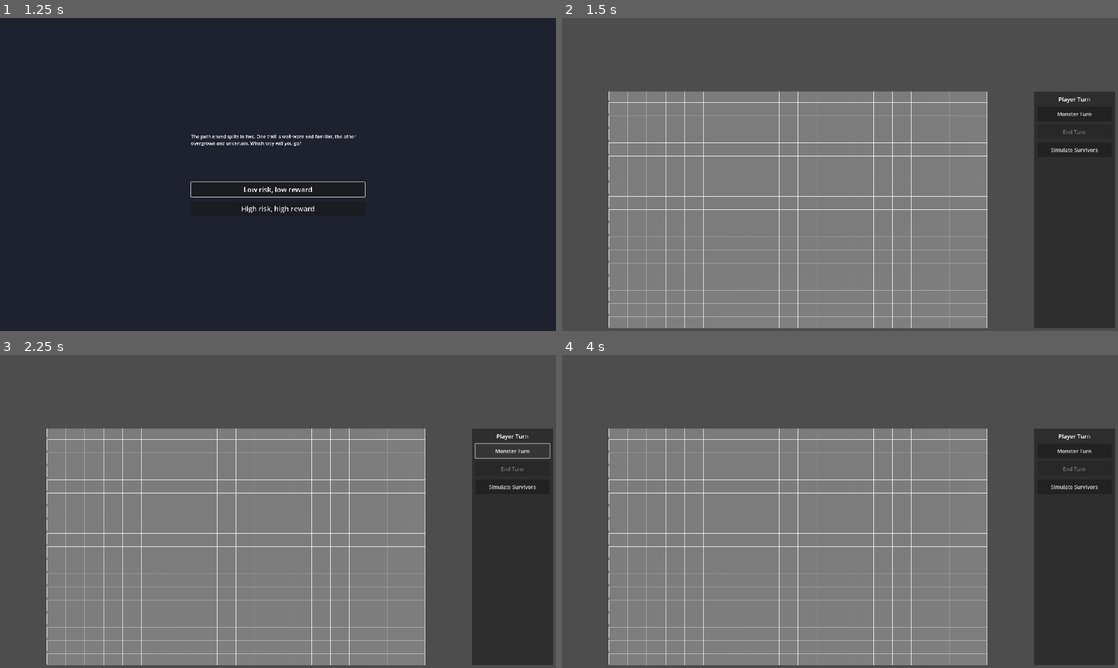
Above: before the commit, frames 1-4 (two rows, left to right).
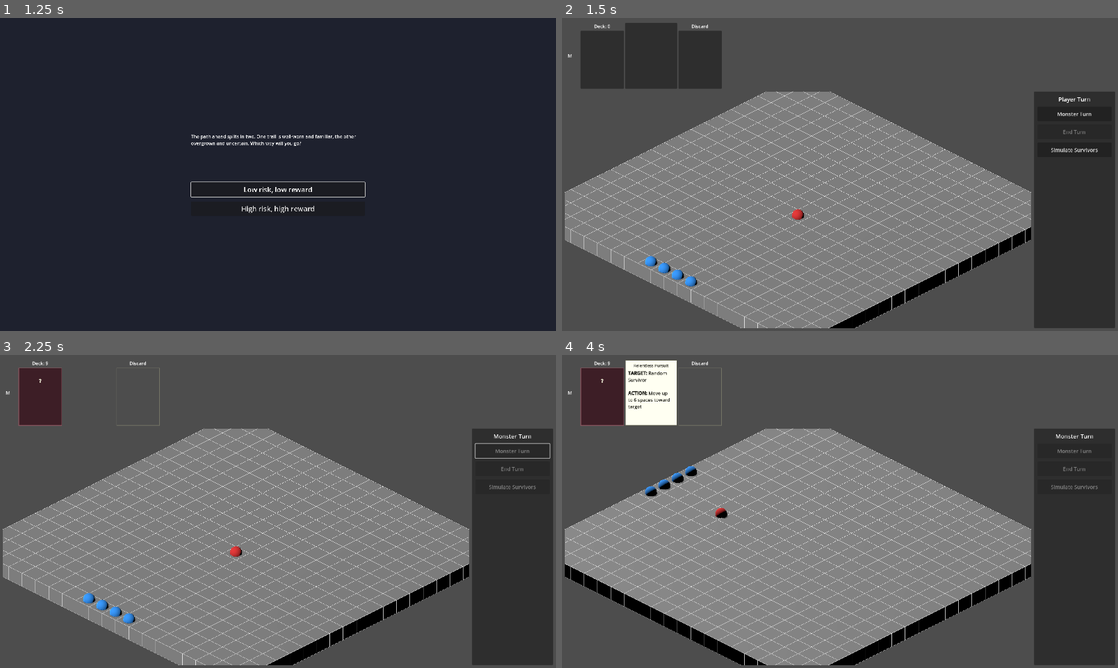
Above: after the commit, the same moments.

Repository: aartcmeijer-hash/silt-2
Game: Godot game, scene res://scenes/menus/main_menu.tscn
Same seed, same stepped clock (60 frames per second), same inputs: the game is played once before the commit and once after it.
Inputs (mouse positions are in pixels of both pictures, inside the frame that each line leads up to):
- Up to frame 1 (1.25 s): click "Play" at 0.5 s
- Up to frame 2 (1.5 s): click "Low risk, low reward" at 1.25 s
- Up to frame 3 (2.25 s): click "Monster Turn" at 2 s
- Up to frame 4 (4 s): click (1073, 486) at 2.75 s, where only the run before the commit has a clickable "Simulate Survivors"; move the mouse to (962, 495) at 3.52 s; hold E (rotate_right) from 3.53 s (still down); click (962, 495) at 3.67 s

Frame 1 is identical in both runs. In frame 2, 26% of the frame differs, in the area x 0-85%, y 1-100%; in frame 3, 23%; in frame 4, 26%.
Error before the commit: Invalid assignment of property or key 'custom_maximum_size' with value of type 'Vector2' on a base object of type 'RichTextLabel'. (res://scripts/game/tactical…

Commit message:
fix: cap log at 20 lines instead of using custom_maximum_size

Diff:
--- a/scripts/game/tactical_game_screen.gd
+++ b/scripts/game/tactical_game_screen.gd
@@ -38,7 +38,6 @@
 	_attack_log_label = RichTextLabel.new()
 	_attack_log_label.name = "AttackLog"
 	_attack_log_label.custom_minimum_size = Vector2(600, 0)
-	_attack_log_label.custom_maximum_size = Vector2(0, get_viewport_rect().size.y / 2.0)
 	_attack_log_label.fit_content = true
 	_attack_log_label.set_anchors_preset(Control.PRESET_BOTTOM_LEFT)
 	_attack_log_label.grow_vertical = Control.GROW_DIRECTION_BEGIN
@@ -234,11 +233,16 @@
 	if not lines.is_empty():
 		append_log(lines.back())
 
+const _LOG_MAX_LINES := 20
+
 func append_log(line: String) -> void:
-	if _attack_log_label:
-		if _attack_log_label.text != "":
-			_attack_log_label.text += "\n"
-		_attack_log_label.text += line
+	if not _attack_log_label:
+		return
+	var lines := _attack_log_label.text.split("\n") if _attack_log_label.text != "" else PackedStringArray()
+	lines.append(line)
+	if lines.size() > _LOG_MAX_LINES:
+		lines = lines.slice(lines.size() - _LOG_MAX_LINES)
+	_attack_log_label.text = "\n".join(lines)
 
 
 func _update_ui() -> void:
